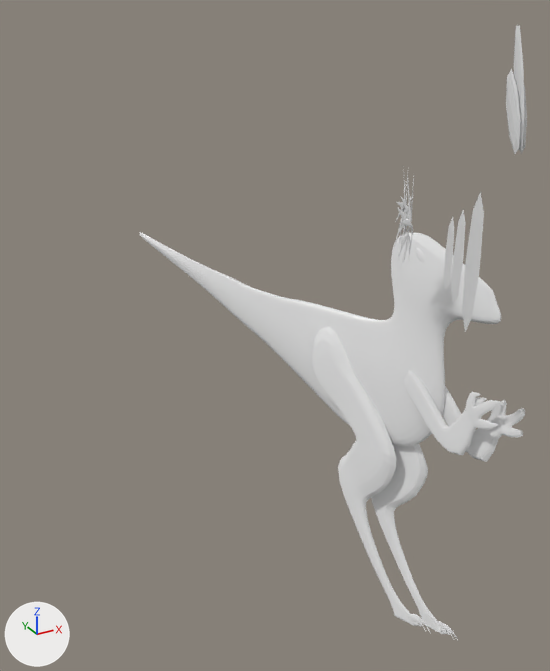
Before and after pictures for a commit that changed the FBX model Magical_Forest/Assets/Prefabs/VelocirraptorEnemy/Velociraptor.fbx.
One viewpoint serves both versions: a 50 mm camera at (-0.201, -0.207, 1.482) aimed at (-0.041, 0.083, 1.337). Arrows for +X, +Y and +Z are at lower left; the lights stay in place. Vertices at the same position are counted once.
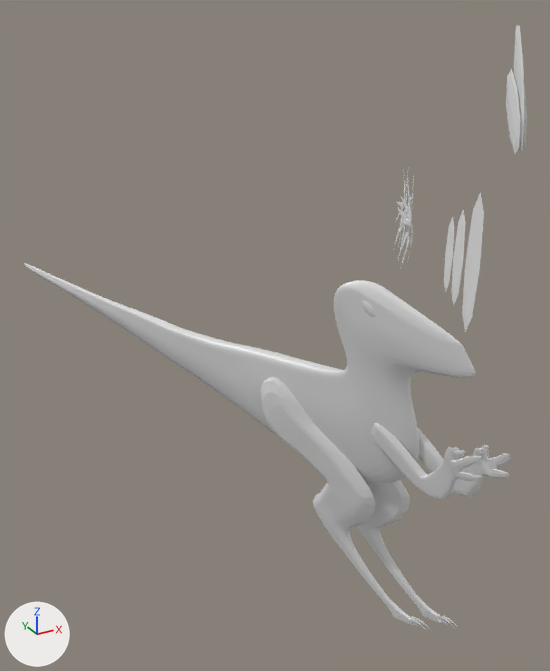
Where the newer file only moved an object's origin or applied its transform, the numbers keep the older frame.

What changed in the scene script:
```text
Change me_cube_003:
    used by ob_cube_001; location = (-0.0029, 0.0095, 1.2045); rotation_euler = (-1.004, -0.905, 1.849), in degrees (-58, -52, 106); scale = (-0.0000118, 0.0, 0.0)
    remove me_cube_003.from_pydata(...)  # 10957 vertices, 10898 faces; spans x -21008.0..1457.0, y -11367.0..21507.0, z -7991.0..13279.0
    add me_cube_003.from_pydata(...)  # 21993 vertices, 22242 faces; spans x -210.0..15.0, y -133.0..80.0, z -114.0..215.0
    me_cube_003 part 1: the loose piece of 2440 vertices spanning x -12688.0..195.0, y -1843.0..6248.0, z -2686.0..1960.0 is turned 90 degrees about the x axis through the mesh origin and scaled by 0.01
    me_cube_003 part 2: the loose piece of 74 vertices spanning x -445.0..445.0, y -507.0..634.0, z -1262.0..-333.0 is turned 90 degrees about the x axis through the mesh origin and scaled by 0.01
    me_cube_003 part 3: the loose piece of 74 vertices spanning x -399.0..581.0, y -197.0..924.0, z -744.0..-51.0 is turned 90 degrees about the x axis through the mesh origin and scaled by 0.01
    me_cube_003 part 4: the loose piece of 2754 vertices spanning x -21008.0..-6673.0, y -11367.0..21507.0, z -7198.0..13279.0 is turned 90 degrees about the x axis through the mesh origin and scaled by 0.01
    me_cube_003 part 5: the loose piece of 370 vertices spanning x -8850.0..-4985.0, y 11726.0..19046.0, z -4446.0..98.0 is turned 90 degrees about the x axis through the mesh origin and scaled by 0.01
    me_cube_003 part 6: the loose piece of 370 vertices spanning x -9546.0..-5649.0, y 9969.0..17160.0, z -7991.0..-3075.0 is turned 90 degrees about the x axis through the mesh origin and scaled by 0.01
    me_cube_003 part 7: the loose piece of 74 vertices spanning x -7164.0..-6971.0, y 16920.0..17520.0, z -7927.0..-7474.0 is turned 90 degrees about the x axis through the mesh origin and scaled by 0.01
    me_cube_003 part 8: the loose piece of 74 vertices spanning x -7729.0..-7536.0, y 15636.0..16236.0, z -7207.0..-6755.0 is turned 90 degrees about the x axis through the mesh origin and scaled by 0.01
    me_cube_003 part 9: the loose piece of 2440 vertices spanning x -11938.0..1097.0, y 111.0..8238.0, z 1358.0..5667.0 is turned 90 degrees about the x axis through the mesh origin and scaled by 0.01
    me_cube_003 part 10: the loose piece of 74 vertices spanning x 422.0..1327.0, y 1519.0..2519.0, z 2200.0..3161.0 is turned 90 degrees about the x axis through the mesh origin and scaled by 0.01
    me_cube_003 part 11: the loose piece of 2754 vertices spanning x -21008.0..-6673.0, y -11367.0..21507.0, z -7198.0..13279.0 is copied, and the copy is turned 90 degrees about the x axis through the mesh origin and scaled by 0.01; it spans x -210.0..-67.0, y -133.0..72.0, z -114.0..215.0
    me_cube_003 part 12: the loose piece of 370 vertices spanning x -8850.0..-4985.0, y 11726.0..19046.0, z -4446.0..98.0 is copied, and the copy is turned 90 degrees about the x axis through the mesh origin and scaled by 0.01; it spans x -89.0..-50.0, y -1.0..44.0, z 117.0..190.0
    me_cube_003 part 13: a new loose piece of 2440 vertices spanning x -119.0..11.0, y -57.0..-14.0, z 1.0..82.0, in mat_material (its picture is missing)
    me_cube_003 part 14: a new loose piece of 1697 vertices spanning x -137.0..-130.0, y 55.0..62.0, z 167.0..174.0, in mat_material (its picture is missing)
    me_cube_003 part 15: a new loose piece of 74 vertices spanning x 4.0..13.0, y -32.0..-22.0, z 15.0..25.0, in mat_material (its picture is missing)
    me_cube_003 part 16: 1695 vertices removed from x -13725.0..-12290.0, y 16743.0..18989.0, z -6201.0..-2628.0
Change ob_cube_001:
    ob_cube_001.rotation_euler: (-1.004, -0.905, 1.849) -> (-0.178, -2.219, -0.589)  # degrees (-58, -52, 106) -> degrees (-10, -127, -34)
    ob_cube_001.scale: (-0.0000118, 0.0, 0.0) -> (-0.00118, -0.000188, -0.000482)
```

What differs and where, as boxes (x1, y1, x2, y2) in the pictures (550 x 671 px; the box of a moved part takes in the faces that stretch with it):
'Cube.001', reshaped, turned, rescaled
    before: (140, 232, 525, 639)
    after: (24, 263, 511, 631)
part 1 of me_cube_003, moved or reshaped
    before: (312, 327, 421, 626)
    after: (261, 377, 421, 626)
part 2 of me_cube_003, moved or reshaped
    before: (408, 614, 426, 631)
    after: (408, 618, 427, 631)
part 3 of me_cube_003, moved or reshaped
    before: (413, 614, 431, 634)
    after: (411, 617, 430, 629)
part 4 of me_cube_003, moved or reshaped (not visible afterwards)
    before: (140, 232, 501, 446)
part 5 of me_cube_003, moved or reshaped (not visible afterwards)
    before: (442, 386, 525, 462)
part 6 of me_cube_003, moved or reshaped
    before: (404, 370, 495, 455)
    after: (371, 423, 477, 500)
part 7 of me_cube_003, moved or reshaped
    before: (493, 400, 500, 405)
    after: (474, 456, 482, 460)
part 8 of me_cube_003, moved or reshaped
    before: (474, 392, 481, 397)
    after: (452, 448, 459, 452)
part 9 of me_cube_003, moved or reshaped (not visible afterwards)
    before: (371, 444, 450, 635)
part 10 of me_cube_003, moved or reshaped (not visible afterwards)
    before: (437, 621, 454, 639)
part 11 of me_cube_003, added
    after: (24, 263, 475, 484)
part 12 of me_cube_003, added
    after: (417, 427, 511, 497)
part 13 of me_cube_003, added
    after: (357, 480, 449, 624)
part 14 of me_cube_003, added
    after: (363, 301, 376, 318)
part 15 of me_cube_003, added
    after: (437, 615, 455, 629)
part 16 of me_cube_003, deleted
    before: (416, 248, 425, 263)
